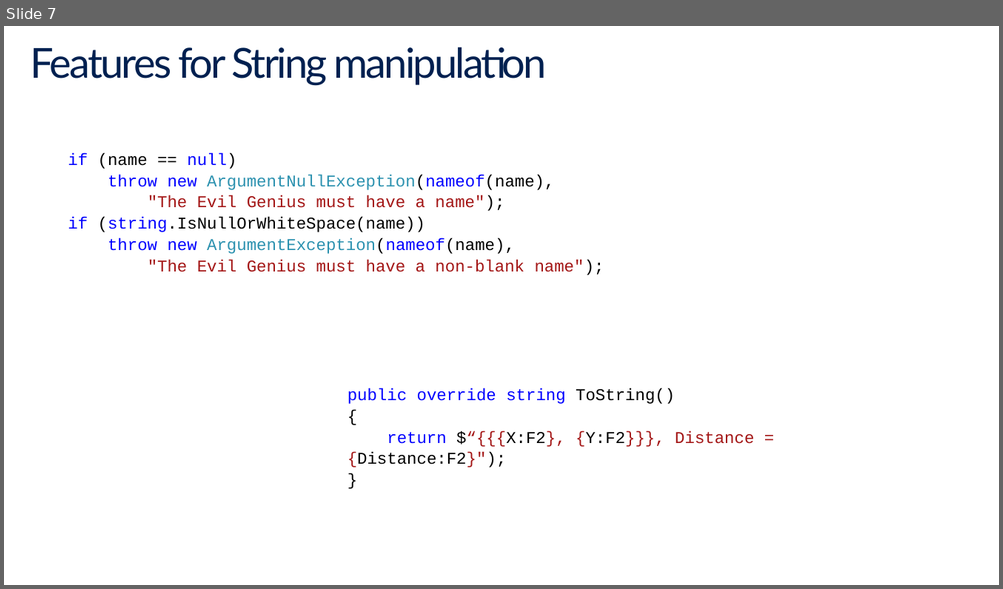
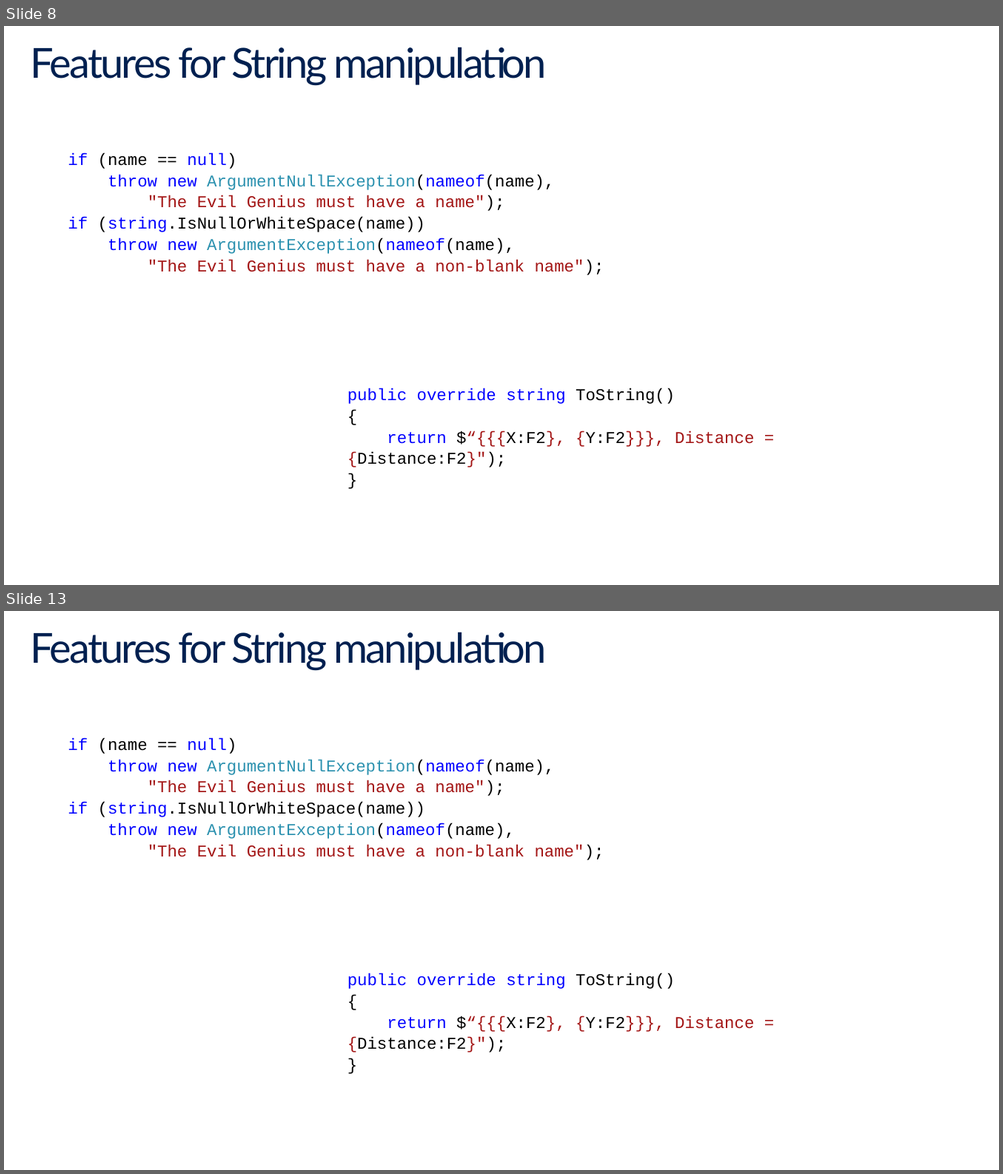
Before and after one commit to BillWagner/MVA-CSharp6, a slide deck: Slides/MVA-What'sNewC#6-Module3.pptx. Shown one above the other, each under a label of ours: slide 7 before the commit, slides 8 and 13 after it; the slides between them are not shown. The pictures are 1003x589 and 1003x1174 pixels, drawn with LibreOffice and Linux fonts; fonts in the diff are those of the drawing. Boxes give left, top, right and bottom in pixels: in the first picture for what was removed or moved away, otherwise in the second. Text is boxed around its words. In the diff, an @@ line names an element or a change of style, - is before the commit and + after.

```diff
--- a/Slides/MVA-What'sNewC#6-Module3.pptx
+++ b/Slides/MVA-What'sNewC#6-Module3.pptx
@@ slide 13 added at (x1=4, y1=611, x2=999, y2=1170), background #FFFFFF @@
@@ title added at (x1=31, y1=632, x2=546, y2=670), 40 pt, text #002050 @@
+Features for String manipulation
@@ text added at (x1=68, y1=738, x2=604, y2=860), 16 pt, text #A31515 @@
+if (name == null)
+throw new ArgumentNullException(nameof(name),
+"The Evil Genius must have a name");
+if (string.IsNullOrWhiteSpace(name))
+throw new ArgumentException(nameof(name),
+"The Evil Genius must have a non-blank name");
@@ text added at (x1=347, y1=974, x2=754, y2=1053), 16 pt, text #000000 @@
+public override string ToString()
+{
+return $“{{{X:F2}, {Y:F2}}}, Distance = {Distance:F2}");
+}
@@ what was slide 7 is now slide 8 @@
```
Also in this commit, not shown: 2 slides changed, 4 other slides added, 1 other file.
